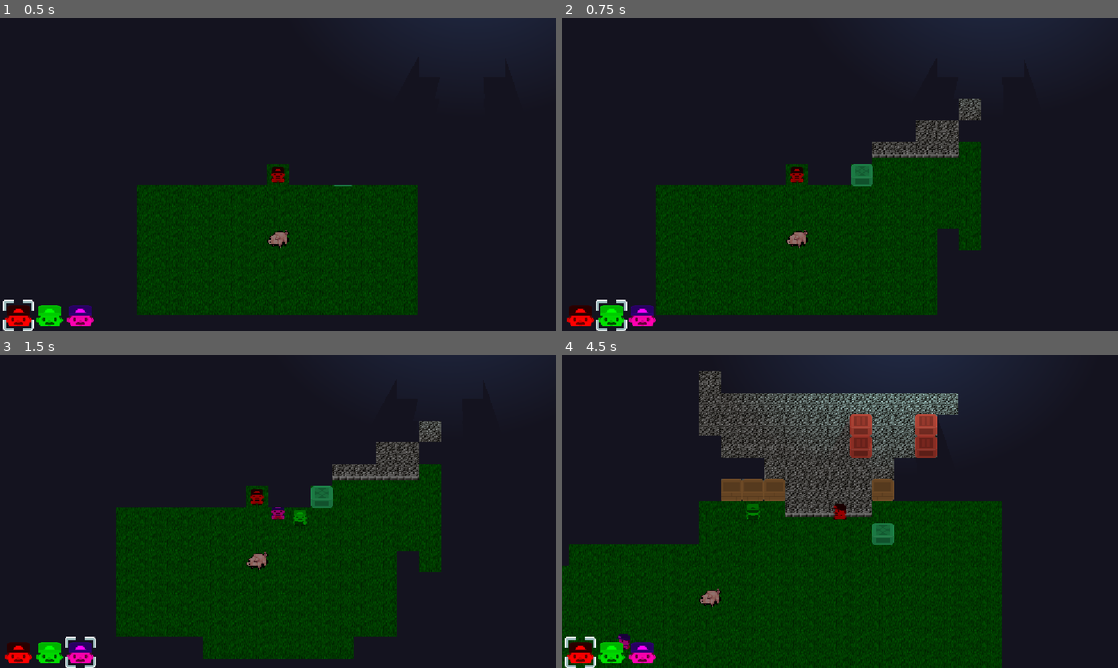
Above: before the commit, frames 1-4 (two rows, left to right).
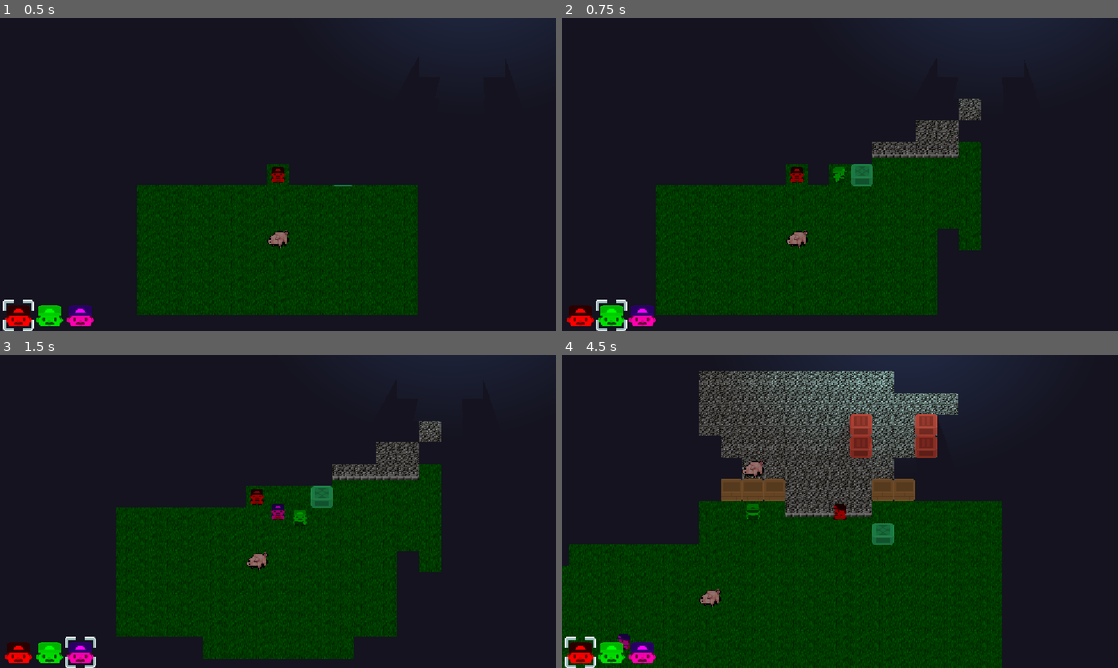
Above: after the commit, the same moments.

Repository: devbernardolopes/maze-mazey
Game: Godot game, scene res://scenes/universe.tscn
The game is run twice, just before and just after one commit, with the same random seed, the same clock (stepped at 60 frames per second) and the same inputs.
Inputs:
- Up to frame 1 (0.5 s): no input
- Up to frame 2 (0.75 s): tap Enter at 0.5 s; hold Right (right) from 0.53 s (still down); hold Tab (switch) from 0.53 s (still down)
- Up to frame 3 (1.5 s): tap Space at 1.25 s; release Right (right) at 1.28 s; release Tab (switch) at 1.28 s; hold Down (down) from 1.28 s (still down); tap Tab (switch) at 1.35 s
- Up to frame 4 (4.5 s): release Down (down) at 2.03 s; hold Right (right) 2.03-2.78 s; hold Tab (switch) 2.03-2.78 s; hold Up (up) 2.78-3.53 s; tap Tab (switch) at 2.85, 4.35 s; tap Enter at 3.5 s; hold Tab (switch) 3.53-4.28 s; hold Left (left) from 3.53 s (still down)

Frame 1 is identical in both runs. In frame 2, 0.3% of the frame differs, in the area x 48-52%, y 46-54%; in frame 3, 0.5%; in frame 4, 2.2%, in the area x 28-64%, y 5-47%.

Commit message:
fix(fog): dispel remembered tiles when switching active player

Diff:
--- a/maze-mazey/scripts/entity.gd
+++ b/maze-mazey/scripts/entity.gd
@@ -82,6 +82,8 @@
 	occluder.occluder.cull_mode = OccluderPolygon2D.CULL_COUNTER_CLOCKWISE
 	_refresh_visual()
 	if not Engine.is_editor_hint():
+		if not GameManager.current_entity_changed.is_connected(_on_current_entity_changed):
+			GameManager.current_entity_changed.connect(_on_current_entity_changed)
 		universe_node = _find_universe_node()
 		if not controller:
 			controller = _find_controller()
@@ -159,12 +161,26 @@
 	if fog_of_war == null:
 		return
 	for tile: Vector2i in _get_fog_reveal_tiles(fog_of_war):
-		if _revealed_tiles.has(tile):
-			continue
-		_revealed_tiles[tile] = true
-		if not (playable and GameManager.is_current(self)):
-			continue
+		if not _revealed_tiles.has(tile):
+			_revealed_tiles[tile] = true
+	_erase_revealed_tiles(fog_of_war)
+
+
+## Dispel the fog over every tile this entity has revealed so far. Only the
+## currently active playable entity dispels fog.
+func _erase_revealed_tiles(fog_of_war: TileMapLayer) -> void:
+	if not (playable and GameManager.is_current(self)):
+		return
+	for tile: Vector2i in _revealed_tiles.keys():
 		fog_of_war.erase_cell(tile)
+
+
+## When this entity becomes the active player, dispel the fog over every tile
+## it has revealed but never got to dispel while it was not active.
+func _on_current_entity_changed(entity: Entity) -> void:
+	if entity != self:
+		return
+	_erase_revealed_tiles(GameManager.fog_of_war)
 
 
 ## Whether the tile `delta` tiles away from this entity is in line of sight:
